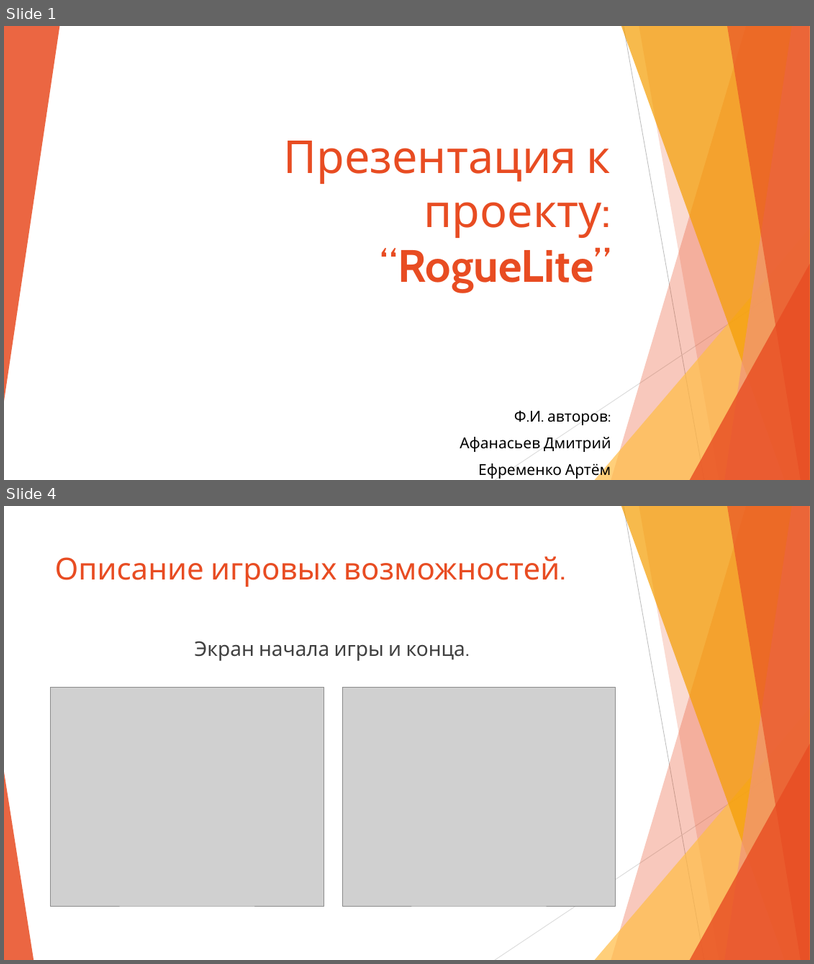
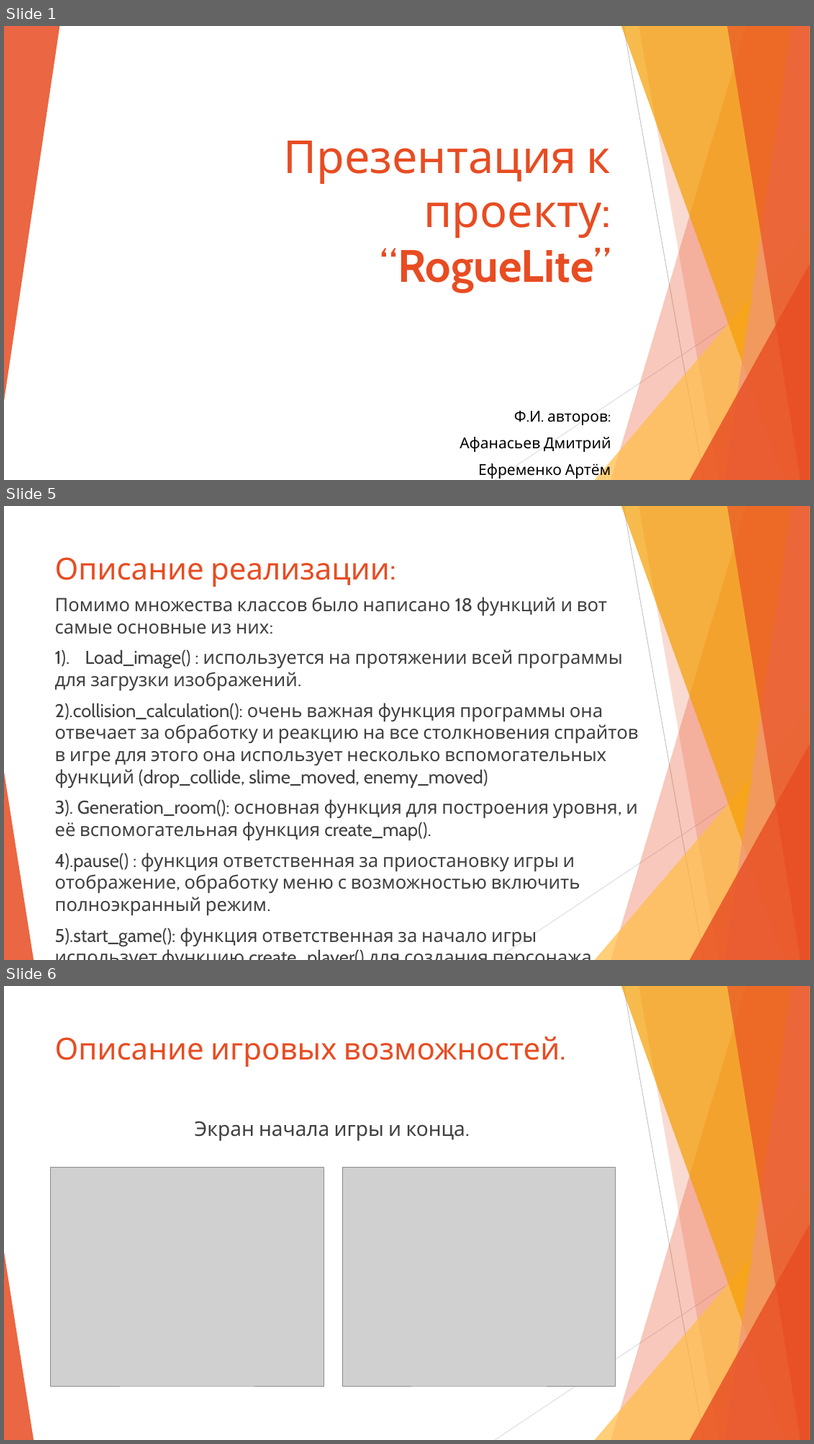
Before and after one commit to arta159/roguelite, a slide deck: Проект Roguelite.pptx. Shown one above the other, each under a label of ours: slides 1 and 4 before the commit, slides 1, 5 and 6 after it; the slides between them are not shown. The pictures are 814x964 and 814x1444 pixels, drawn with LibreOffice and Linux fonts; fonts in the diff are those of the drawing; grey boxes stand for pictures. Boxes give left, top, right and bottom in pixels: in the first picture for what was removed or moved away, otherwise in the second. Text is boxed around its words. In the diff, an @@ line names an element or a change of style, - is before the commit and + after.

```diff
--- a/Проект Roguelite.pptx
+++ b/Проект Roguelite.pptx
@@ slide 5 added at <box>4,506,810,960</box>, background #FFFFFF; not listed: 10 template elements that a slide beside it also shows @@
@@ title added at <box>55,557,396,587</box>, 36 pt, text #E84C22 @@
+Описание реализации:
@@ text added at <box>55,597,638,946</box>, 22 pt, text #404040 @@
+Помимо множества классов было написано 18 функций и вот самые основные из них:
+1). Load_image() : используется на протяжении всей программы для загрузки изображений.
+2).collision_calculation(): очень важная функция программы она отвечает за обработку и реакцию на все столкновения спрайтов в игре для этого она использует несколько вспомогательных функций (drop_collide, slime_moved, enemy_moved)
+3). Generation_room(): основная функция для построения уровня, и её вспомогательная функция create_map().
+4).pause() : функция ответственная за приостановку игры и отображение, обработку меню с возможностью включить полноэкранный режим.
+5).start_game(): функция ответственная за начало игры использует функцию create_player() для создания персонажа
@@ what was slide 4 is now slide 6 @@
```
Also in this commit, not shown: 6 slides changed, 2 other slides added.
